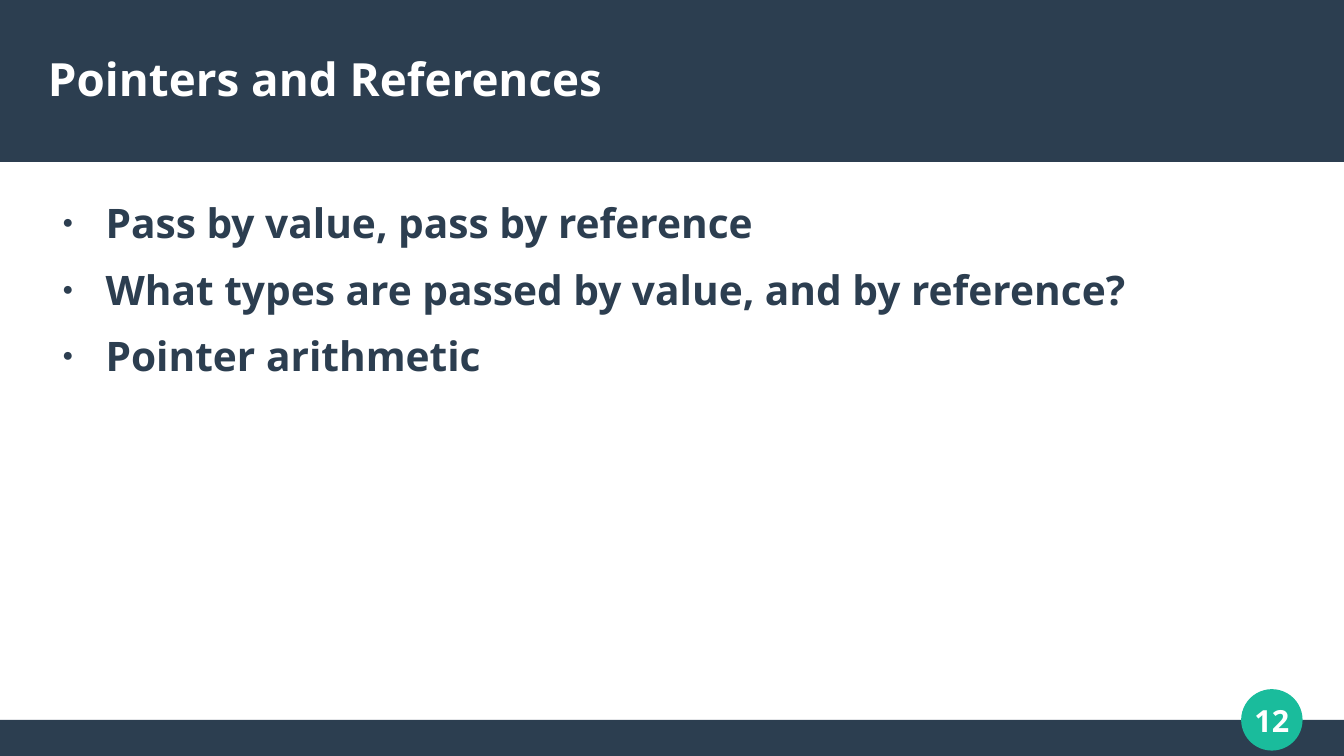
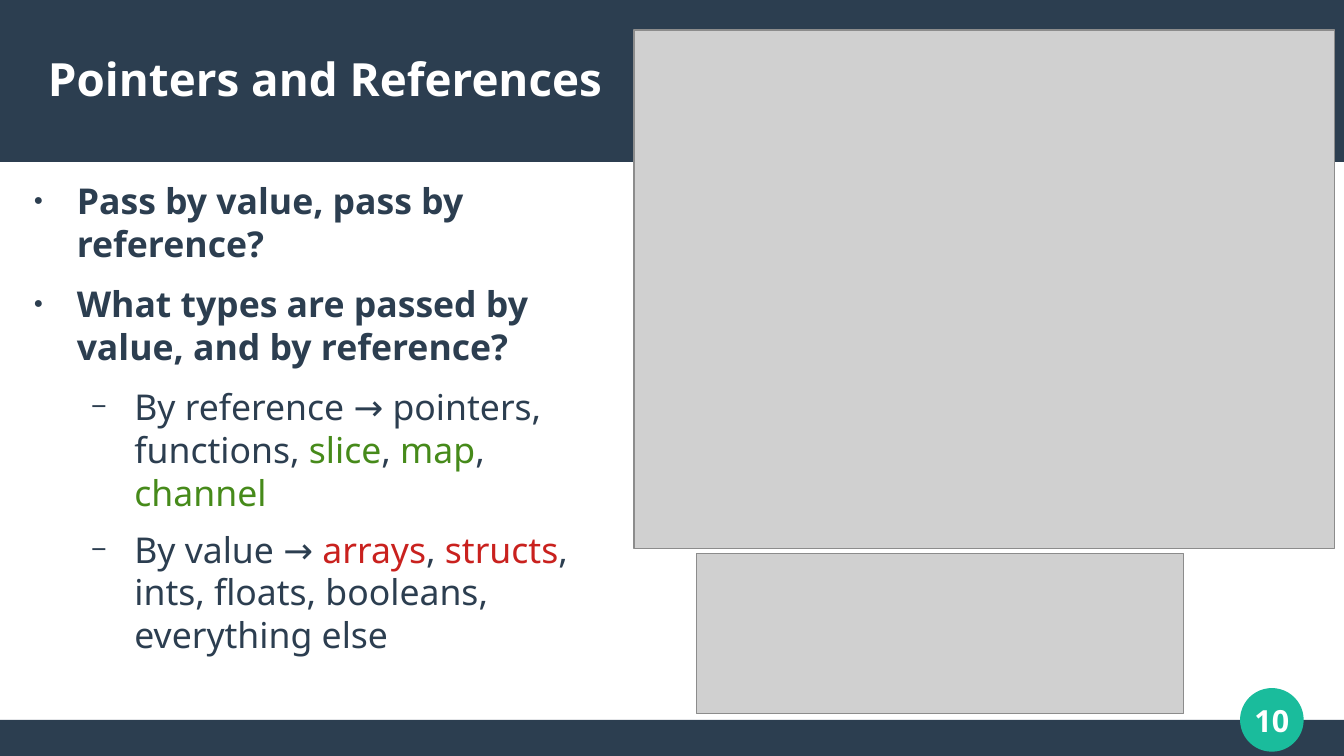
Before and after one commit to calvincramer/golang-training-2-completed, a slide deck: slide 10 of presentation-2.odp (slide 12 before the commit). Drawn at 1344x756 pixels with LibreOffice and Linux fonts; fonts in the diff are those of the drawing; grey boxes stand for pictures. Boxes give left, top, right and bottom in pixels: in the first picture for what was removed or moved away, otherwise in the second. Text is boxed around its words. In the diff, an @@ line names an element or a change of style, - is before the commit and + after.

Commit message:
Work on presentation

```diff
--- a/presentation-2.odp
+++ b/presentation-2.odp
@@ picture added at (634,30,1335,549) @@
@@ text "Pass by value, pass by ...": place and size @@
-text "Pass by value, pass by ..." at (106,207,1125,372)
+text "Pass by value, pass by ..." at (77,187,568,657)
@@ text at (77,187,463,258): text changed; size 24 to 21 pt @@
-● Pass by value, pass by reference
+● Pass by value, pass by reference?
@@ text at (77,290,528,369): size 24 to 21 pt in "What types are passed by value, and ..." @@
@@ text at (134,392,568,657): text changed; size 24 to 21 pt; bold off @@
-● Pointer arithmetic
+  − By reference → pointers, functions, slice, map, channel
+  − By value → arrays, structs, ints, floats, booleans, everything else
@@ picture added at (696,554,1184,713) @@
@@ ellipse at (1243,690,1303,750): outline #1ABC9C 0.85 pt to #1ABC9C 2.15 pt @@
@@ page number at (1254,710,1289,733): text changed @@
-12
+10
```
Also in this commit, not shown: 13 other slides changed, 15 slides added, 1 slide removed.
